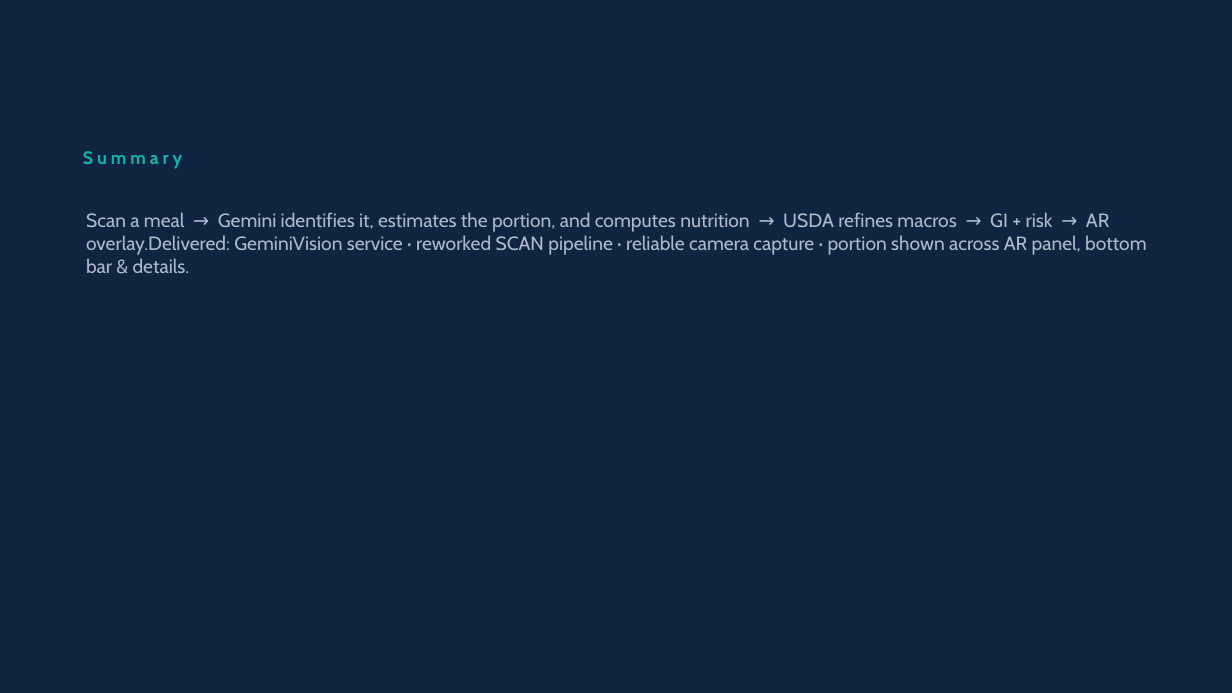
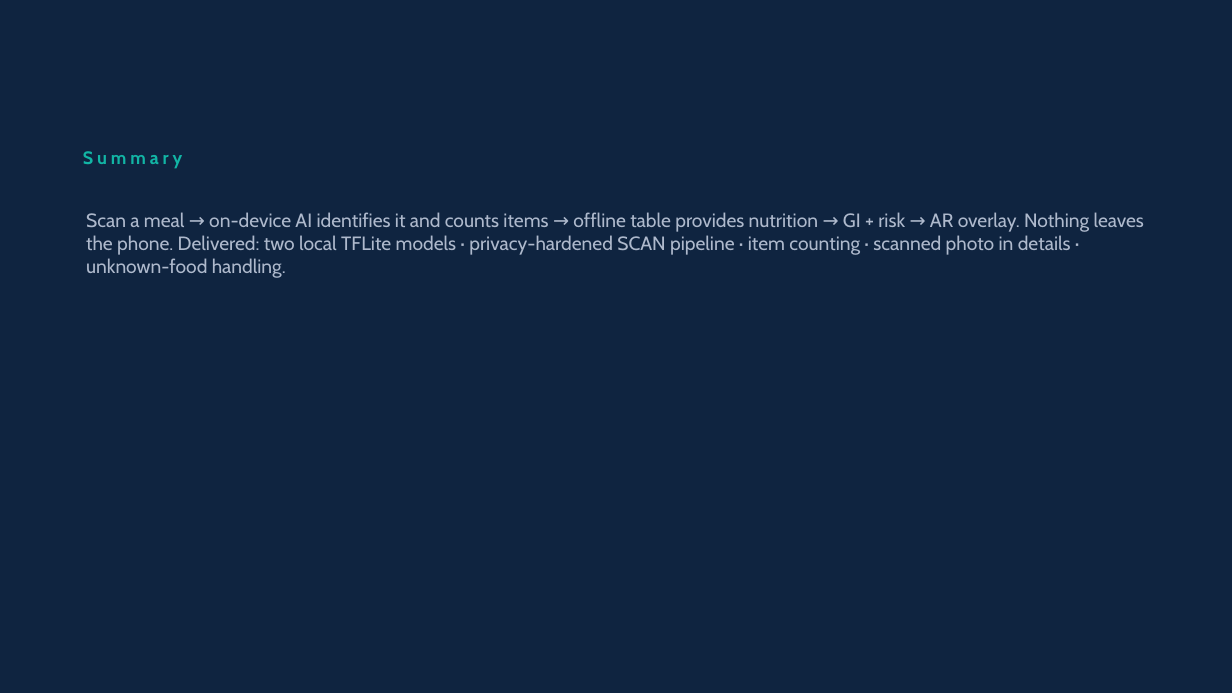
Before and after one commit to ishratafroz/AR_mobile_app, a slide deck: slide 10 of AR_Diet_Gemini_Update.pptx (slide 9 before the commit). Drawn at 1232x693 pixels with LibreOffice and Linux fonts; fonts in the diff are those of the drawing. Boxes give left, top, right and bottom in pixels: in the first picture for what was removed or moved away, otherwise in the second. Text is boxed around its words. In the diff, an @@ line names an element or a change of style, - is before the commit and + after.

```diff
--- a/AR_Diet_Gemini_Update.pptx
+++ b/AR_Diet_Gemini_Update.pptx
@@ text at [86,212,1144,278]: text changed @@
-Scan a meal → Gemini identifies it, estimates the portion, and computes nutrition → USDA refines macros → GI + risk → AR overlay.Delivered: GeminiVision service · reworked SCAN pipeline · reliable camera capture · portion shown across AR panel, bottom bar & details.
+Scan a meal → on-device AI identifies it and counts items → offline table provides nutrition → GI + risk → AR overlay. Nothing leaves the phone. Delivered: two local TFLite models · privacy-hardened SCAN pipeline · item counting · scanned photo in details · unknown-food handling.
```
Also in this commit, not shown: 7 other slides changed, 2 slides added, 1 slide removed, 36 other files.
